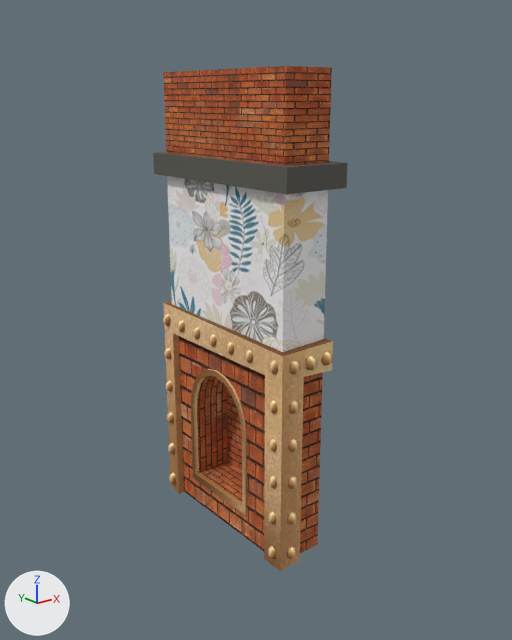
Two versions of the OBJ model ProyectoFinal/Models/Pan/Chimenea.obj, one commit apart.
Before and after are seen from a 50 mm lens placed at (-36.9, -48.3, 18.4), pointed at (0.9, -1.0, -0.6). Every picture has the same lights, and +X, +Y and +Z are marked at lower left. Where no turn or scale is listed for an object, it has been applied to the vertices. Vertices at the same position are counted once.

The first picture shows 'Chimenea'.
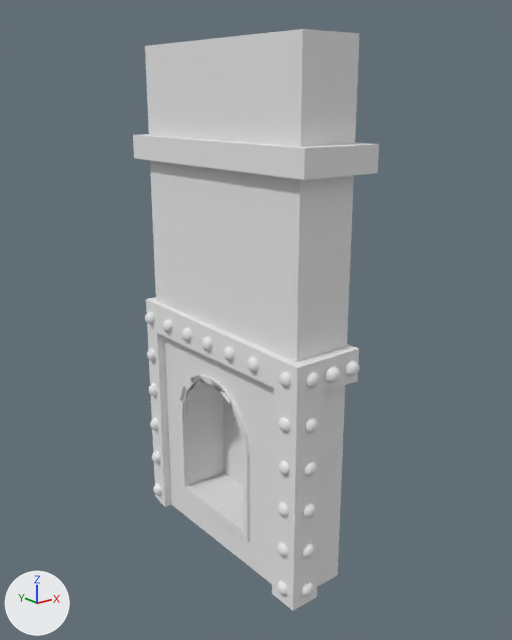
Where the change shows, as pixel boxes (x1, y1, x2, y2) in the pictures (512 x 640 px):
'Chimenea', reshaped (27% wider, 15% taller)
    before: (153, 66, 347, 571)
    after: (133, 29, 379, 611)
part 1 of me_chimenea, rebuilt (26% wider, 14% taller)
    before: (191, 369, 247, 515)
    after: (179, 374, 250, 541)
part 2 of me_chimenea, rebuilt (27% wider, 15% taller)
    before: (163, 66, 332, 553)
    after: (145, 29, 360, 587)
part 3 of me_chimenea, rebuilt (25% wider, 16% taller)
    before: (163, 301, 333, 571)
    after: (146, 297, 359, 611)
part 4 of me_chimenea, rebuilt (27% wider, 9% taller)
    before: (153, 152, 347, 194)
    after: (133, 134, 379, 180)
part 5 of me_chimenea, deleted (brown)
    before: (163, 314, 333, 559)
part 6 of me_chimenea, built on
    before: (226, 342, 234, 354)
    after: (145, 312, 360, 596)

Diff of the bpy script that builds the scene:
```diff
--- a/ProyectoFinal/Models/Pan/Chimenea.obj.py
+++ b/ProyectoFinal/Models/Pan/Chimenea.obj.py
@@ mat_cajaregistradora_lambert28sg @@
+mat_cajaregistradora_lambert28sg = principled_material('Cajaregistradora:lambert28SG')
+mat_cajaregistradora_lambert28sg.base_color = (0.8, 0.8, 0.8)  # white #e7e7e7
+mat_cajaregistradora_lambert28sg.roughness = 1.0
@@ mat_initialshadinggroup @@
+mat_initialshadinggroup = principled_material('initialShadingGroup')
+mat_initialshadinggroup.base_color = (0.8, 0.8, 0.8)  # white #e7e7e7
+mat_initialshadinggroup.roughness = 1.0
@@ mat_cajaregistradora_lambert27sg @@
+mat_cajaregistradora_lambert27sg = principled_material('Cajaregistradora:lambert27SG')
+mat_cajaregistradora_lambert27sg.base_color = (0.8, 0.8, 0.8)  # white #e7e7e7
+mat_cajaregistradora_lambert27sg.roughness = 1.0
@@ mat_cajaregistradora_phong1sg @@
+mat_cajaregistradora_phong1sg = principled_material('Cajaregistradora:phong1SG')
+mat_cajaregistradora_phong1sg.base_color = (0.8, 0.8, 0.8)  # white #e7e7e7
+mat_cajaregistradora_phong1sg.roughness = 1.0
@@ mat_cajaregistradora_lambert29sg @@
+mat_cajaregistradora_lambert29sg = principled_material('Cajaregistradora:lambert29SG')
+mat_cajaregistradora_lambert29sg.base_color = (0.8, 0.8, 0.8)  # white #e7e7e7
+mat_cajaregistradora_lambert29sg.roughness = 1.0
@@ me_chimenea @@
 # used by ob_chimenea; location = (0.0, 0.0, 0.0)
-me_chimenea.from_pydata(...)  # 2039 vertices, 3464 faces; spans x -3.2..3.2, y -9.7..9.7, z -20.5..20.5
-me_chimenea.materials.append(mat_chimenea1_lambert28sg)  # picture img_ladrillo_png
-me_chimenea.materials.append(mat_chimenea1_lambert29sg)  # picture img_chimenea_png
-me_chimenea.materials.append(mat_chimenea1_initialshadinggroup)  # grey #bcbcbc
-me_chimenea.materials.append(mat_chimenea1_phong1sg)  # picture img_cobre_png
-me_chimenea.materials.append(mat_chimenea1_lambert27sg)  # picture img_metal_png
+me_chimenea.from_pydata(...)  # 2039 vertices, 1701 faces; spans x -3.9..3.9, y -12.3..12.3, z -22.7..22.7
+# me_chimenea part 1: the loose piece of 58 vertices spanning x -2.4..-1.9, y -3.6..4.9, z -17.9..-5.1 is rebuilt with 58 vertices and now spans x -2.9..-2.4, y -4.6..6.2, z -19.8..-5.7, in mat_cajaregistradora_phong1sg (white #e7e7e7)
+# me_chimenea part 2: the loose piece of 52 vertices spanning x -2.2..2.3, y -8.3..8.1, z -20.5..20.5 is rebuilt with 52 vertices and now spans x -2.7..2.8, y -10.5..10.2, z -22.7..22.7
+# me_chimenea part 3: the loose piece of 32 vertices spanning x -2.8..2.5, y -9.2..9.3, z -20.5..-0.5 is rebuilt with 32 vertices and now spans x -3.4..3.0, y -11.6..11.8, z -22.7..-0.6, in mat_cajaregistradora_phong1sg (white #e7e7e7)
+# me_chimenea part 4: the loose piece of 16 vertices spanning x -2.9..3.2, y -9.3..9.2, z 11.7..13.6 is rebuilt with 16 vertices and now spans x -3.5..3.9, y -11.8..11.6, z 13.0..15.1, in mat_cajaregistradora_lambert27sg (white #e7e7e7)
+# me_chimenea part 5: 32 loose pieces with 1824 vertices, spanning x -3.2..2.3, y -9.7..9.7, z -19.7..-1.4, are deleted
+# me_chimenea part 6: 56 vertices removed from x -3.2..-2.6, y -2.8..-1.7, z -2.6..-1.4; 1880 vertices added at x -3.9..2.9, y -12.3..12.3, z -21.9..-1.6
+me_chimenea.materials.append(mat_cajaregistradora_lambert28sg)  # white #e7e7e7
+me_chimenea.materials.append(mat_cajaregistradora_lambert29sg)  # white #e7e7e7
+me_chimenea.materials.append(mat_initialshadinggroup)  # white #e7e7e7
+me_chimenea.materials.append(mat_cajaregistradora_phong1sg)  # white #e7e7e7
+me_chimenea.materials.append(mat_cajaregistradora_lambert27sg)  # white #e7e7e7
```
